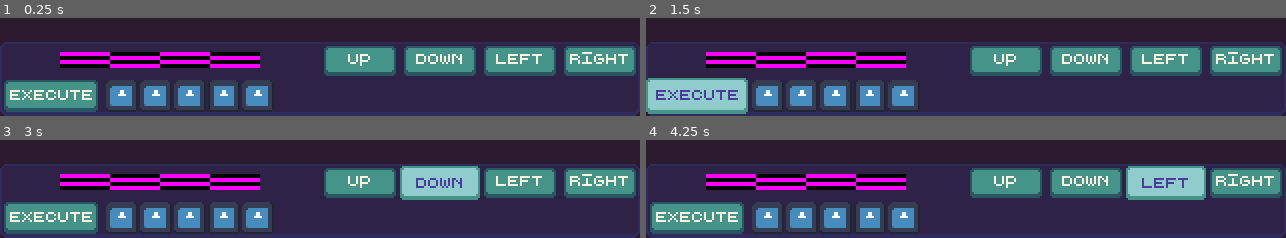
Above: before the commit, frames 1-4 (two rows, left to right).
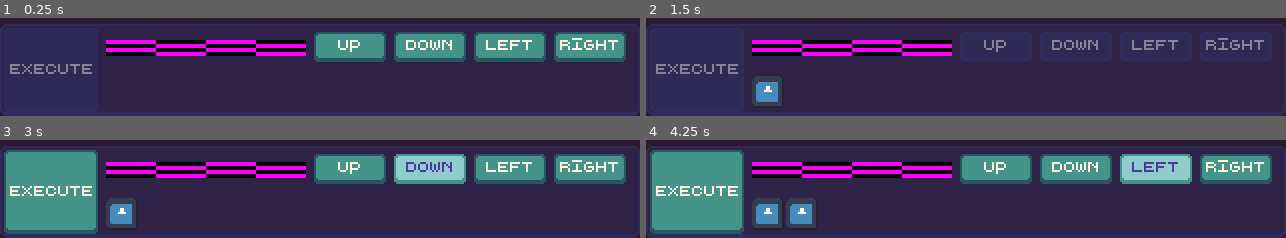
Above: after the commit, the same moments.

Repository: baconsaur/ludum-dare-60
Game: Godot game, scene res://scenes/main.tscn
Same seed, same stepped clock (60 frames per second), same inputs: the game is played once before the commit and once after it. The engine's default icon, where the game draws it, is replaced by a stand-in: a white triangle on a blue panel in a dark square.
Inputs (mouse positions are in pixels of both pictures, inside the frame that each line leads up to; where the layout moved, square brackets give the same spot in the first picture):
- Up to frame 1 (0.25 s): no input
- Up to frame 2 (1.5 s): click "Up" at 0.5 s; click "Execute" at 1.25 s
- Up to frame 3 (3 s): click (121, 214) [121, 218] at 2 s; click "Down" at 2.75 s
- Up to frame 4 (4.25 s): click "Left" at 3.5 s

The runs differ from the first frame. In frame 1, 43% of the frame differs, in the area x 0-100%, y 6-96%; in frame 2, 44%, in the area x 0-100%, y 6-98%; in frame 3, 42%; in frame 4, 42%.

Commit message:
Action queue

Diff:
--- /dev/null
+++ b/scenes/action.tscn
@@ -0,0 +1,13 @@
+[gd_scene format=3 uid="uid://dfuv1rhoqtluh"]
+
+[ext_resource type="Texture2D" uid="uid://biyu0bcpw1ns4" path="res://icon.svg" id="1_h1spn"]
+[ext_resource type="Script" uid="uid://csshoh11k131o" path="res://scripts/action.gd" id="2_3jgle"]
+
+[node name="Action" type="TextureButton" unique_id=1688467474]
+custom_minimum_size = Vector2(16, 16)
+size_flags_horizontal = 4
+size_flags_vertical = 4
+texture_normal = ExtResource("1_h1spn")
+ignore_texture_size = true
+stretch_mode = 5
+script = ExtResource("2_3jgle")
--- a/scenes/main.tscn
+++ b/scenes/main.tscn
@@ -1,6 +1,6 @@
 [gd_scene format=3 uid="uid://b1qfp4ktyj2r1"]
 
-[ext_resource type="Texture2D" uid="uid://biyu0bcpw1ns4" path="res://icon.svg" id="1_o5qli"]
+[ext_resource type="Script" uid="uid://b8ole642gapph" path="res://scripts/machine.gd" id="1_0wfyh"]
 
 [sub_resource type="PlaceholderTexture2D" id="PlaceholderTexture2D_2e22n"]
 
@@ -15,120 +15,78 @@
 grow_horizontal = 2
 grow_vertical = 2
 
-[node name="VBoxContainer" type="VBoxContainer" parent="CanvasLayer/MarginContainer" unique_id=701057429]
+[node name="MachinePanel" type="PanelContainer" parent="CanvasLayer/MarginContainer" unique_id=637909713]
 layout_mode = 2
-theme_override_constants/separation = 0
+size_flags_vertical = 8
+script = ExtResource("1_0wfyh")
 
-[node name="Map" type="MarginContainer" parent="CanvasLayer/MarginContainer/VBoxContainer" unique_id=160680571]
-layout_mode = 2
-size_flags_vertical = 3
-
-[node name="PanelContainer" type="PanelContainer" parent="CanvasLayer/MarginContainer/VBoxContainer" unique_id=637909713]
+[node name="MachineSections" type="HBoxContainer" parent="CanvasLayer/MarginContainer/MachinePanel" unique_id=980740702]
 layout_mode = 2
 
-[node name="VBoxContainer" type="VBoxContainer" parent="CanvasLayer/MarginContainer/VBoxContainer/PanelContainer" unique_id=371520544]
+[node name="Execute" type="Button" parent="CanvasLayer/MarginContainer/MachinePanel/MachineSections" unique_id=436096439]
+layout_mode = 2
+disabled = true
+text = "Execute"
+
+[node name="ActionSection" type="VBoxContainer" parent="CanvasLayer/MarginContainer/MachinePanel/MachineSections" unique_id=371520544]
 layout_mode = 2
 theme_override_constants/separation = 2
 
-[node name="HBoxContainer" type="HBoxContainer" parent="CanvasLayer/MarginContainer/VBoxContainer/PanelContainer/VBoxContainer" unique_id=1905014100]
+[node name="CardSection" type="HBoxContainer" parent="CanvasLayer/MarginContainer/MachinePanel/MachineSections/ActionSection" unique_id=1905014100]
+custom_minimum_size = Vector2(0, 20)
 layout_mode = 2
 alignment = 2
 
-[node name="CardSlot" type="TextureRect" parent="CanvasLayer/MarginContainer/VBoxContainer/PanelContainer/VBoxContainer/HBoxContainer" unique_id=1107598385]
+[node name="CardSlot" type="TextureRect" parent="CanvasLayer/MarginContainer/MachinePanel/MachineSections/ActionSection/CardSection" unique_id=1107598385]
 custom_minimum_size = Vector2(100, 8)
 layout_mode = 2
 size_flags_horizontal = 6
 size_flags_vertical = 4
 texture = SubResource("PlaceholderTexture2D_2e22n")
 
-[node name="Cards" type="HBoxContainer" parent="CanvasLayer/MarginContainer/VBoxContainer/PanelContainer/VBoxContainer/HBoxContainer" unique_id=1085402137]
+[node name="Cards" type="HBoxContainer" parent="CanvasLayer/MarginContainer/MachinePanel/MachineSections/ActionSection/CardSection" unique_id=1085402137]
 layout_mode = 2
 alignment = 1
 
-[node name="Up" type="Button" parent="CanvasLayer/MarginContainer/VBoxContainer/PanelContainer/VBoxContainer/HBoxContainer/Cards" unique_id=211065719]
+[node name="Up" type="Button" parent="CanvasLayer/MarginContainer/MachinePanel/MachineSections/ActionSection/CardSection/Cards" unique_id=211065719]
 custom_minimum_size = Vector2(36, 0)
 layout_mode = 2
 size_flags_horizontal = 4
 size_flags_vertical = 4
 text = "Up"
 
-[node name="Down" type="Button" parent="CanvasLayer/MarginContainer/VBoxContainer/PanelContainer/VBoxContainer/HBoxContainer/Cards" unique_id=683869493]
+[node name="Down" type="Button" parent="CanvasLayer/MarginContainer/MachinePanel/MachineSections/ActionSection/CardSection/Cards" unique_id=683869493]
 custom_minimum_size = Vector2(36, 0)
 layout_mode = 2
 size_flags_horizontal = 4
 size_flags_vertical = 4
 text = "Down"
 
-[node name="Left" type="Button" parent="CanvasLayer/MarginContainer/VBoxContainer/PanelContainer/VBoxContainer/HBoxContainer/Cards" unique_id=897136321]
+[node name="Left" type="Button" parent="CanvasLayer/MarginContainer/MachinePanel/MachineSections/ActionSection/CardSection/Cards" unique_id=897136321]
 custom_minimum_size = Vector2(36, 0)
 layout_mode = 2
 size_flags_horizontal = 4
 size_flags_vertical = 4
 text = "Left"
 
-[node name="Right" type="Button" parent="CanvasLayer/MarginContainer/VBoxContainer/PanelContainer/VBoxContainer/HBoxContainer/Cards" unique_id=1659231653]
+[node name="Right" type="Button" parent="CanvasLayer/MarginContainer/MachinePanel/MachineSections/ActionSection/CardSection/Cards" unique_id=1659231653]
 custom_minimum_size = Vector2(36, 0)
 layout_mode = 2
 size_flags_horizontal = 4
 size_flags_vertical = 4
 text = "Right"
 
-[node name="Sequence" type="HBoxContainer" parent="CanvasLayer/MarginContainer/VBoxContainer/PanelContainer/VBoxContainer" unique_id=494626896]
-layout_mode = 2
-size_flags_vertical = 8
-alignment = 2
-
-[node name="Execute" type="Button" parent="CanvasLayer/MarginContainer/VBoxContainer/PanelContainer/VBoxContainer/Sequence" unique_id=436096439]
-layout_mode = 2
-text = "Execute"
-
-[node name="Actions" type="HBoxContainer" parent="CanvasLayer/MarginContainer/VBoxContainer/PanelContainer/VBoxContainer/Sequence" unique_id=1381654775]
+[node name="Actions" type="HBoxContainer" parent="CanvasLayer/MarginContainer/MachinePanel/MachineSections/ActionSection" unique_id=1381654775]
+custom_minimum_size = Vector2(0, 20)
 layout_mode = 2
 size_flags_horizontal = 3
-size_flags_vertical = 8
+size_flags_vertical = 4
 theme_override_constants/separation = 1
 
-[node name="Action" type="TextureButton" parent="CanvasLayer/MarginContainer/VBoxContainer/PanelContainer/VBoxContainer/Sequence/Actions" unique_id=74602044]
-custom_minimum_size = Vector2(16, 16)
-layout_mode = 2
-size_flags_horizontal = 4
-size_flags_vertical = 4
-texture_normal = ExtResource("1_o5qli")
-ignore_texture_size = true
-stretch_mode = 5
+[node name="Camera2D" type="Camera2D" parent="." unique_id=53900973]
 
-[node name="Action2" type="TextureButton" parent="CanvasLayer/MarginContainer/VBoxContainer/PanelContainer/VBoxContainer/Sequence/Actions" unique_id=1631515929]
-custom_minimum_size = Vector2(16, 16)
-layout_mode = 2
-size_flags_horizontal = 4
-size_flags_vertical = 4
-texture_normal = ExtResource("1_o5qli")
-ignore_texture_size = true
-stretch_mode = 5
-
-[node name="Action3" type="TextureButton" parent="CanvasLayer/MarginContainer/VBoxContainer/PanelContainer/VBoxContainer/Sequence/Actions" unique_id=90344678]
-custom_minimum_size = Vector2(16, 16)
-layout_mode = 2
-size_flags_horizontal = 4
-size_flags_vertical = 4
-texture_normal = ExtResource("1_o5qli")
-ignore_texture_size = true
-stretch_mode = 5
-
-[node name="Action4" type="TextureButton" parent="CanvasLayer/MarginContainer/VBoxContainer/PanelContainer/VBoxContainer/Sequence/Actions" unique_id=1770139409]
-custom_minimum_size = Vector2(16, 16)
-layout_mode = 2
-size_flags_horizontal = 4
-size_flags_vertical = 4
-texture_normal = ExtResource("1_o5qli")
-ignore_texture_size = true
-stretch_mode = 5
-
-[node name="Action5" type="TextureButton" parent="CanvasLayer/MarginContainer/VBoxContainer/PanelContainer/VBoxContainer/Sequence/Actions" unique_id=159181595]
-custom_minimum_size = Vector2(16, 16)
-layout_mode = 2
-size_flags_horizontal = 4
-size_flags_vertical = 4
-texture_normal = ExtResource("1_o5qli")
-ignore_texture_size = true
-stretch_mode = 5
+[connection signal="pressed" from="CanvasLayer/MarginContainer/MachinePanel/MachineSections/Execute" to="CanvasLayer/MarginContainer/MachinePanel" method="_on_execute_pressed"]
+[connection signal="pressed" from="CanvasLayer/MarginContainer/MachinePanel/MachineSections/ActionSection/CardSection/Cards/Up" to="CanvasLayer/MarginContainer/MachinePanel" method="_on_up_pressed"]
+[connection signal="pressed" from="CanvasLayer/MarginContainer/MachinePanel/MachineSections/ActionSection/CardSection/Cards/Down" to="CanvasLayer/MarginContainer/MachinePanel" method="_on_down_pressed"]
+[connection signal="pressed" from="CanvasLayer/MarginContainer/MachinePanel/MachineSections/ActionSection/CardSection/Cards/Left" to="CanvasLayer/MarginContainer/MachinePanel" method="_on_left_pressed"]
+[connection signal="pressed" from="CanvasLayer/MarginContainer/MachinePanel/MachineSections/ActionSection/CardSection/Cards/Right" to="CanvasLayer/MarginContainer/MachinePanel" method="_on_right_pressed"]
--- /dev/null
+++ b/scripts/action.gd
@@ -0,0 +1,35 @@
+extends Control
+
+enum ActionType {
+	UP,
+	DOWN,
+	LEFT,
+	RIGHT,
+	NOOP,
+}
+
+@export var action_type : ActionType = ActionType.NOOP
+
+var type_map = {
+	"up": ActionType.UP,
+	"down": ActionType.DOWN,
+	"left": ActionType.LEFT,
+	"right": ActionType.RIGHT,
+	null: ActionType.NOOP,
+}
+
+func set_action(action_name=null):
+	action_type = type_map[action_name]
+
+func perform_action():
+	match action_type:
+		ActionType.UP:
+			queue_free()
+		ActionType.DOWN:
+			queue_free()
+		ActionType.LEFT:
+			queue_free()
+		ActionType.RIGHT:
+			queue_free()
+		ActionType.NOOP:
+			queue_free()
--- /dev/null
+++ b/scripts/machine.gd
@@ -0,0 +1,58 @@
+extends Control
+
+@export var turn_length : float = 1.
+@export var max_actions : int = 10
+
+var action_obj = preload("res://scenes/action.tscn")
+
+@onready var actions = $MachineSections/ActionSection/Actions
+@onready var execute_button = $MachineSections/Execute
+@onready var cards = $MachineSections/ActionSection/CardSection/Cards
+
+func _on_execute_pressed() -> void:
+	if actions.get_child_count() == 0:
+		return
+
+	execute_button.disabled = true
+	toggle_cards(true)
+
+	var tween = get_tree().create_tween()
+
+	for action in actions.get_children():
+		# TODO
+		tween.tween_callback(action.perform_action).set_delay(turn_length)
+
+	await tween.finished
+	toggle_cards(false)
+
+func toggle_cards(disable : bool):
+	for card in cards.get_children():
+		card.disabled = disable
+
+func add_action(action_type):
+	if actions.get_child_count() >= max_actions:
+		return
+
+	var action = action_obj.instantiate()
+	action.set_action(action_type)
+	actions.add_child(action)
+	update_queue()
+
+func update_queue():
+	if actions.get_child_count() > 0:
+		execute_button.disabled = false
+
+	if actions.get_child_count() >= max_actions:
+		toggle_cards(true)
+
+func _on_up_pressed() -> void:
+	add_action("up")
+
+func _on_down_pressed() -> void:
+	add_action("down")
+
+func _on_left_pressed() -> void:
+	add_action("left")
+
+func _on_right_pressed() -> void:
+	add_action("right")
--- a/ui/components/button_box_disabled.tres
+++ b/ui/components/button_box_disabled.tres
@@ -1,10 +1,10 @@
 [gd_resource type="StyleBoxFlat" format=3 uid="uid://c70kcdifg82p0"]
 
 [resource]
-content_margin_left = 2.0
-content_margin_top = 0.0
-content_margin_right = 1.0
-content_margin_bottom = 0.0
+content_margin_left = 3.0
+content_margin_top = 1.0
+content_margin_right = 2.0
+content_margin_bottom = 2.0
 bg_color = Color(0.18431373, 0.16862746, 0.36078432, 0.7019608)
 border_width_left = 1
 border_width_top = 1
@@ -16,8 +16,4 @@
 corner_radius_bottom_right = 3
 corner_radius_bottom_left = 3
 corner_detail = 5
-expand_margin_left = 2.0
-expand_margin_top = 1.0
-expand_margin_right = 2.0
-expand_margin_bottom = 1.0
 anti_aliasing = false
--- a/ui/components/button_box_hover.tres
+++ b/ui/components/button_box_hover.tres
@@ -1,10 +1,10 @@
 [gd_resource type="StyleBoxFlat" format=3 uid="uid://c3lpbvvx5tuev"]
 
 [resource]
-content_margin_left = 2.0
-content_margin_top = 0.0
-content_margin_right = 1.0
-content_margin_bottom = 0.0
+content_margin_left = 3.0
+content_margin_top = 1.0
+content_margin_right = 2.0
+content_margin_bottom = 2.0
 bg_color = Color(0.56078434, 0.8, 0.79607844, 1)
 border_width_left = 1
 border_width_top = 1
@@ -16,8 +16,4 @@
 corner_radius_bottom_right = 3
 corner_radius_bottom_left = 3
 corner_detail = 5
-expand_margin_left = 2.0
-expand_margin_top = 1.0
-expand_margin_right = 2.0
-expand_margin_bottom = 1.0
 anti_aliasing = false
--- a/ui/components/button_box_pressed.tres
+++ b/ui/components/button_box_pressed.tres
@@ -1,10 +1,10 @@
 [gd_resource type="StyleBoxFlat" format=3 uid="uid://cxp3ija8l3plg"]
 
 [resource]
-content_margin_left = 2.0
+content_margin_left = 3.0
 content_margin_top = 1.0
-content_margin_right = 1.0
-content_margin_bottom = 0.0
+content_margin_right = 2.0
+content_margin_bottom = 1.0
 bg_color = Color(0.15686275, 0.34117648, 0.3882353, 1)
 border_width_left = 1
 border_width_top = 2
@@ -16,8 +16,5 @@
 corner_radius_bottom_right = 3
 corner_radius_bottom_left = 3
 corner_detail = 5
-expand_margin_left = 2.0
 expand_margin_top = 1.0
-expand_margin_right = 2.0
-expand_margin_bottom = 1.0
 anti_aliasing = false
Not shown, added: scripts/action.gd.uid
Not shown, added: scripts/machine.gd.uid
